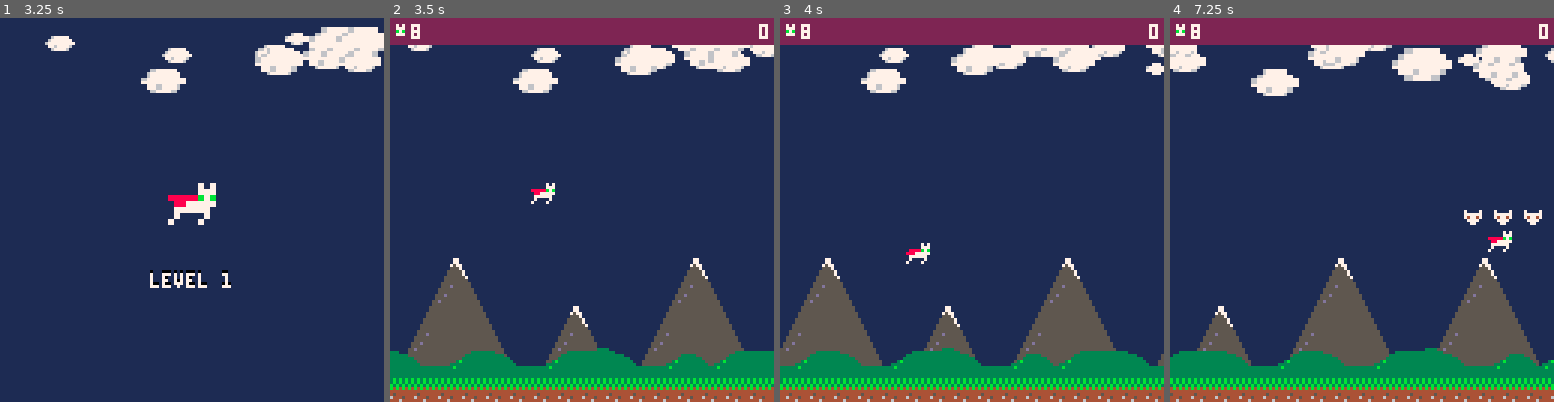
Above: before the commit, frames 1-4 (left to right).
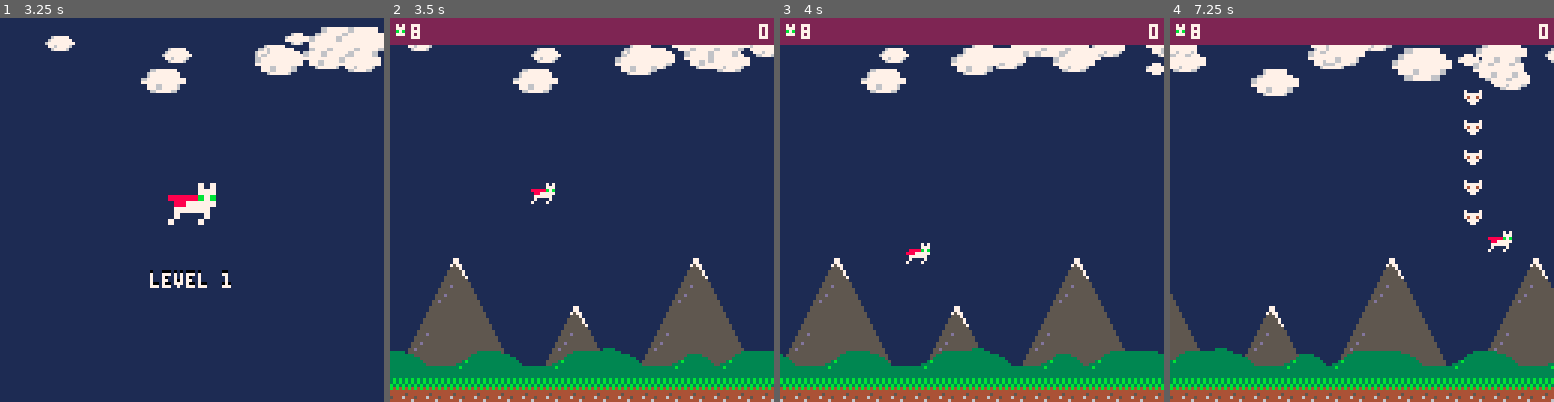
Above: after the commit, the same moments.

Repository: zothynine/picoheads
Game: PICO-8 cartridge catfight.p8
Two runs of this game, one before a commit and one after it. Both use one fixed random seed, a clock stepped at 60 frames per second and the inputs below.
Inputs:
- Up to frame 1 (3.25 s): tap X (X key) at 0.33, 1.07, 1.85, 2.97 s; tap O (Z key) at 0.7, 1.7, 2.1, 2.5, 2.9 s; hold Right 1.6-2.1 s; hold Up 2.15-2.42 s; hold Right 2.47-3.03 s; hold Left from 3.08 s (still down)
- Up to frame 2 (3.5 s): keep holding Left; tap O (Z key) at 3.3 s
- Up to frame 3 (4 s): release Left at 3.58 s; hold Down 3.63-3.97 s; tap O (Z key) at 3.7 s
- Up to frame 4 (7.25 s): hold Right 4.02-4.68 s; tap X (X key) at 4.08, 5.2, 6.32 s; tap O (Z key) every 0.4 s from 4.1 to 6.9 s; hold Up 4.73-5.03 s; hold Left 5.08-5.68 s; hold Down 5.73-6.03 s; hold Right 6.08-6.58 s; hold Right 6.63-7.13 s; hold Up from 7.18 s (still down)

Frame 1 is identical in both runs. In frame 2, 1.1% of the frame differs, in the area x 0-100%, y 85-100%; in frame 3, 9.1%; in frame 4, 18%, in the area x 0-100%, y 18-100%.

Commit message:
Episode 25

Diff:
--- a/catfight.p8
+++ b/catfight.p8
@@ -6,6 +6,10 @@
 --sfx
 -- 00 laser
 -- 01 explosion
+
+--todo
+-- function for print variants
+-- (shadow, outline, alignment, etc.)
 
 function _init()
   lvltim=180
@@ -35,6 +39,7 @@
     plxa2_x=128,
     plxb1_x=0,
     plxb2_x=128,
+    gnd_spd=0.5
   }
 
   powerups_defs={
@@ -67,9 +72,9 @@
 
   enemy_types={
     mouse={name="mouse",s={22,0,6,5}},
-    rat={name="rat",s={16,0,6,5},shots={iv=2}},
-    flea={name="flea",s={46,0,9,9},shots={iv=1}},
-    cannon={name="cannon",s={56,1,7,7},shots={iv=1}}
+    rat={name="rat",s={16,0,6,5},shots={iv=2,unit="s"}},
+    flea={name="flea",s={46,0,9,9},shots={iv=1,unit="s"}},
+    cannon={name="cannon",s={56,1,7,7},shots={iv=15,unit="f"}}
   }
 
   swarms={
@@ -82,16 +87,16 @@
   levels={
     {
       {tim="0:3:0",
-        swarm=swarms.line,
+        swarm=swarms.stack,
         e_type=enemy_types.mouse,
         path="linear",
         x=127,
-        y=64,
-        count=15,
+        y=24,
+        count=5,
         dirty=false,
         health=2,
         enemies={},
-        stop=64},
+        stop=30},
       {tim="0:6:0",
         swarm=swarms.line,
         e_type=enemy_types.cannon,
@@ -297,6 +302,8 @@
 function update_lvlstart()
   update_clouds()
   update_cape()
+  ascii.x=56
+  ascii.y=55
   tim.lvlstart -= 1
   if tim.lvlstart < 1 then
     setuplvl()
@@ -617,12 +624,14 @@
       elseif _w.path=="linear" then
         if (_e.x+_e.w<0) delete_enemy(_w,_e)
 
-        if _w.stop and _w.x < _w.stop then
-          _w.stopped=true
-        else
-          if (not _dirty) _w.x-=0.5
-          _e.x,_e.y=update_enemy(_w,_e.si)
+        if not _dirty then
+          if _w.stop and _w.x < _w.stop then
+            _w.stopped=true
+          else
+            _w.x-=0.5
+          end
         end
+        _e.x,_e.y=update_enemy(_w,_e.si)
       elseif _w.path=="wave" then
         if (_e.x+_e.w<0) delete_enemy(_w,_e)
         if (not _dirty) _w.x-=0.5
@@ -644,14 +653,14 @@
         _e.x,_e.y=update_enemy(_w,_e.si)
       elseif _w.path=="floor" then
         if (_e.x+_e.w<0) delete_enemy(_w,_e)
-        if (not _dirty) _w.x-=1
+        if (not _dirty) _w.x-=maps.gnd_spd
         _e.x,_e.y=update_enemy(_w,_e.si)
       end
 
       if _w.e_type.shots then
         if (_w.stop and _w.stopped)
           or not _w.stop then
-          if tim.game.s%_w.e_type.shots.iv==0
+          if tim.game[_w.e_type.shots.unit]%_w.e_type.shots.iv==0
             and tim.game.f==0
             and _e.x < 128-_e.w then
             if _w.e_type.name=="flea" then
@@ -736,18 +745,19 @@
 end
 
 function update_map()
-  maps.gnd1_x-=1
-  maps.gnd2_x-=1
-  maps.plxa1_x-=0.5
-  maps.plxa2_x-=0.5
-  maps.plxb1_x-=0.2
-  maps.plxb2_x-=0.2
-  if (maps.gnd1_x<=-128) maps.gnd1_x=128
-  if (maps.gnd2_x<=-128) maps.gnd2_x=128
-  if (maps.plxa1_x<=-128) maps.plxa1_x=128
-  if (maps.plxa2_x<=-128) maps.plxa2_x=128
-  if (maps.plxb1_x<=-128) maps.plxb1_x=128
-  if (maps.plxb2_x<=-128) maps.plxb2_x=128
+  local _m=maps
+  _m.gnd1_x-=_m.gnd_spd
+  _m.gnd2_x-=_m.gnd_spd
+  _m.plxa1_x-=_m.gnd_spd/2
+  _m.plxa2_x-=_m.gnd_spd/2
+  _m.plxb1_x-=_m.gnd_spd/4
+  _m.plxb2_x-=_m.gnd_spd/4
+  if (_m.gnd1_x<=-128) _m.gnd1_x=128
+  if (_m.gnd2_x<=-128) _m.gnd2_x=128
+  if (_m.plxa1_x<=-128) _m.plxa1_x=128
+  if (_m.plxa2_x<=-128) _m.plxa2_x=128
+  if (_m.plxb1_x<=-128) _m.plxb1_x=128
+  if (_m.plxb2_x<=-128) _m.plxb2_x=128
 end
 
 function update_cape()
@@ -839,7 +849,7 @@
   local _scale=_scale or 1
   local _ghost=_ghost or false
 
-  if (ascii.has_shield) draw_shield(get_powerup("shield"))
+  if (ascii.has_shield) draw_shield(get_powerup("shield"),_scale)
   if ascii.collided
     and not ascii.has_shield
     and tim.game.f%5~=0 then
@@ -881,7 +891,8 @@
   sspr(_p.sx,_p.sy,_p.w,_p.h,_p.x,_p.y)
 end
 
-function draw_shield(_shield)
+function draw_shield(_shield,_scale)
+  local _scale=_scale or 1
   if _shield.lt==2 then
     _shield.col=9
   elseif _shield.lt==1 then
@@ -891,7 +902,7 @@
     and tim.game.f%5~=0 then
     return
   else
-    circ(ascii.x+(ascii.w/2),ascii.y+(ascii.h/2),_shield.r,_shield.col)
+    circ(ascii.x+(ascii.w*_scale/2),ascii.y+(ascii.h*_scale/2),_shield.r*_scale,_shield.col)
   end
 end
 
@@ -922,9 +933,10 @@
 function update_lvlend()
   update_clouds()
   update_cape()
-  if (ascii.x < 128) ascii.x+=1
-
-  if btn(5) then
+  if (ascii.x < 138) ascii.x+=1
+
+  -- button c
+  if btn(4) then
     _update60=update_lvlstart
     _draw=draw_lvlstart
   end
@@ -937,10 +949,14 @@
   draw_map()
   draw_infobar()
   draw_ascii()
+  -- shadow; todo: move to function
   print_center("level 1 finished", 49, 0)
+  -- text
   print_center("level 1 finished", 50, 7)
-  print_center("press x to continue", 59, 0)
-  print_center("press x to continue", 60, 7)
+  -- shadow
+  print_center("press c to continue", 59, 0)
+  -- text
+  print_center("press c to continue", 60, 7)
 end
 -->8
 --game over
